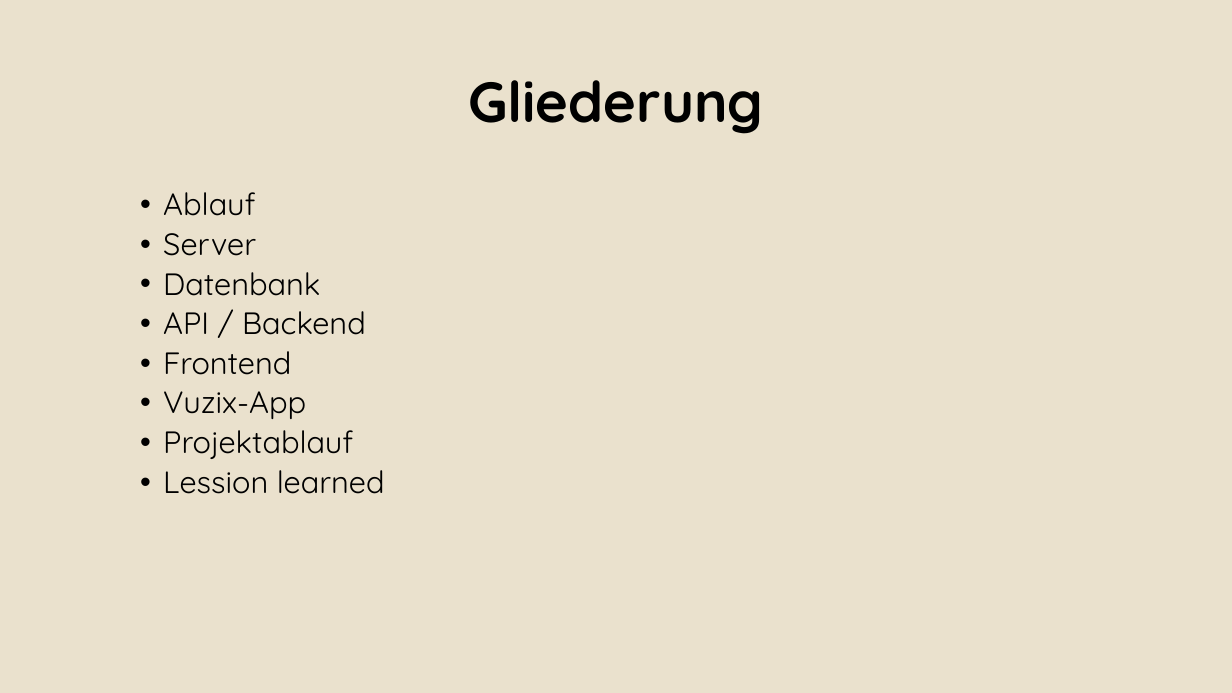
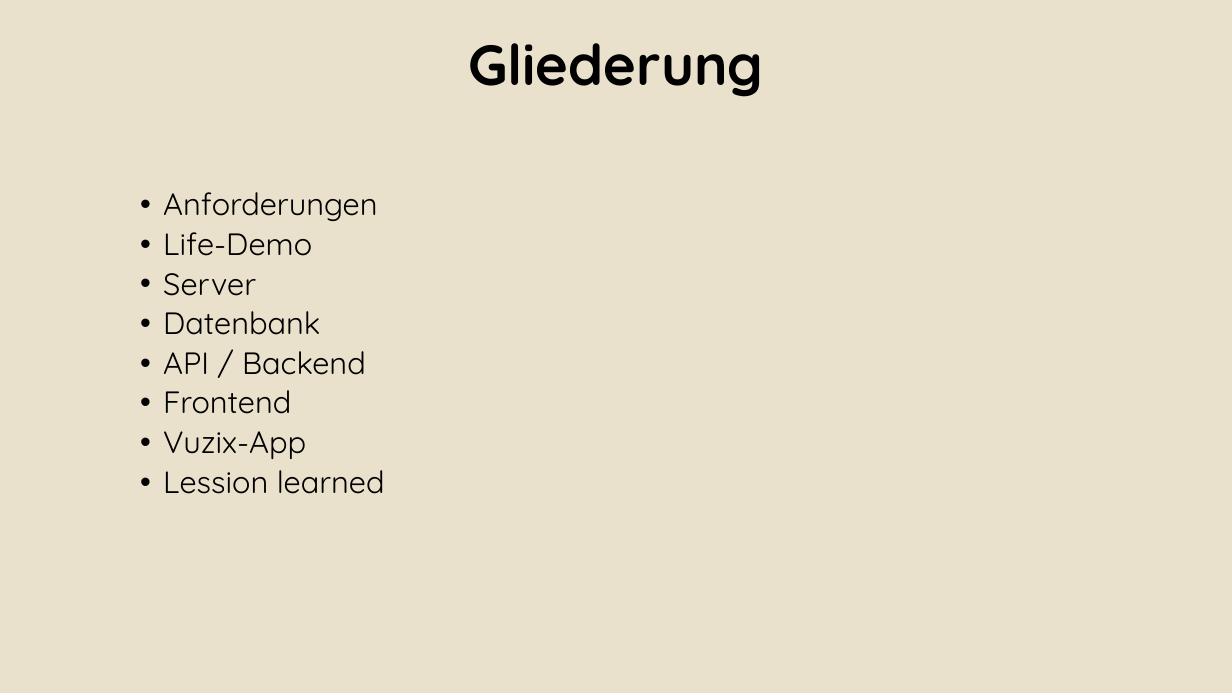
Before and after one commit to Alergeek/Dokumentation, a slide deck: slide 2 of Docs/AbschlussPräsi.pptx. Drawn at 1232x693 pixels with LibreOffice and Linux fonts; fonts in the diff are those of the drawing; background and template pictures are left out. Boxes give left, top, right and bottom in pixels: in the first picture for what was removed or moved away, otherwise in the second. Text is boxed around its words. In the diff, an @@ line names an element or a change of style, - is before the commit and + after.

```diff
--- a/Docs/AbschlussPräsi.pptx
+++ b/Docs/AbschlussPräsi.pptx
@@ title "Gliederung": place and size @@
-title "Gliederung" at (468, 80, 764, 134)
+title "Gliederung" at (468, 43, 764, 97)
@@ text at (163, 192, 377, 256): text changed @@
-  • Ablauf
+  • Anforderungen
+  • Life-Demo
@@ text at (163, 430, 353, 459): paragraph removed @@
-  • Projektablauf
```
Also in this commit, not shown: 9 other slides changed, 17 slides added, 4 slides removed, 10 other files.
